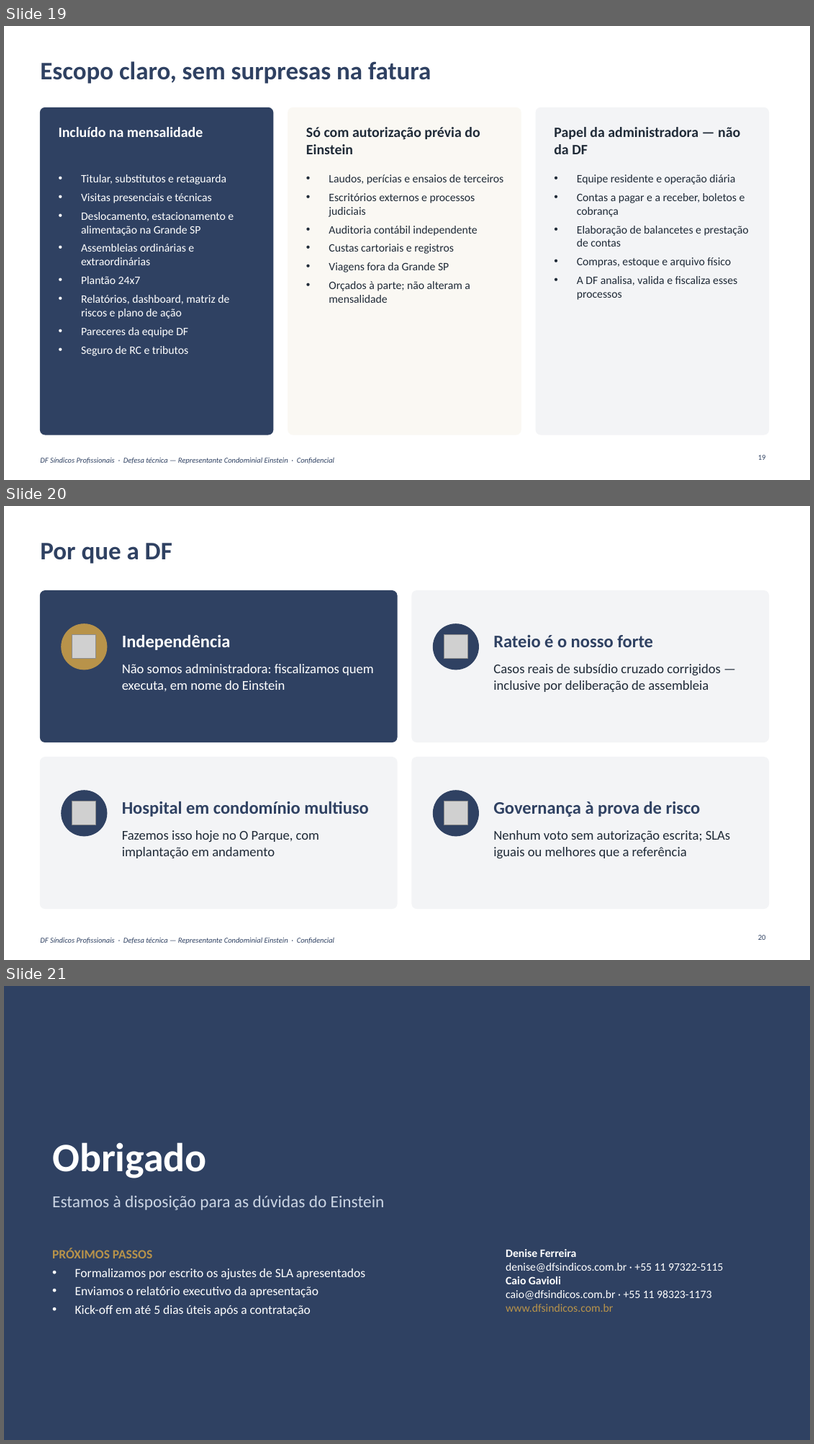
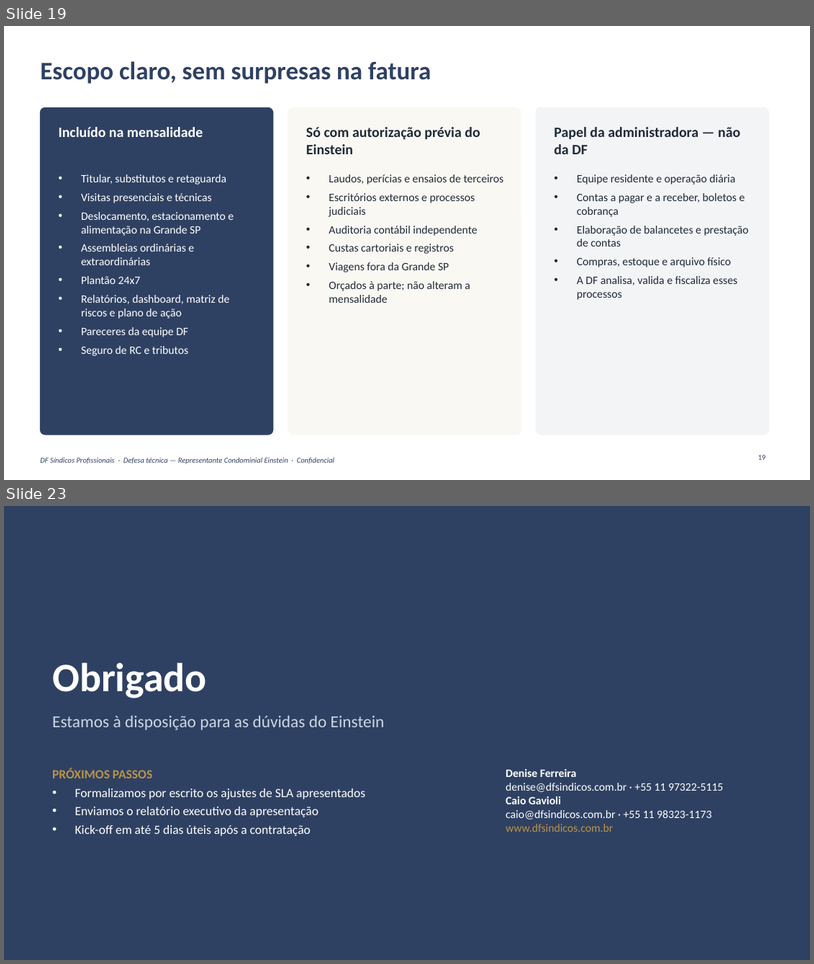
Before and after one commit to caiogavioli/Brainstorm, a slide deck: entregas/apresentacao-13-10/DF_Apresentacao_Einstein_13-10.pptx. Shown one above the other, each under a label of ours: slides 19, 20 and 21 before the commit, slides 19 and 23 after it; the slides between them are not shown. The pictures are 814x1444 and 814x964 pixels, drawn with LibreOffice and Linux fonts; fonts in the diff are those of the drawing; grey boxes stand for pictures; background and template pictures are left out. Boxes give left, top, right and bottom in pixels: in the first picture for what was removed or moved away, otherwise in the second. Text is boxed around its words. In the diff, an @@ line names an element or a change of style, - is before the commit and + after.

```diff
--- a/entregas/apresentacao-13-10/DF_Apresentacao_Einstein_13-10.pptx
+++ b/entregas/apresentacao-13-10/DF_Apresentacao_Einstein_13-10.pptx
@@ slide 20 removed at (x1=4, y1=506, x2=810, y2=960), background #FFFFFF; not listed: 1 template element that a slide beside it also shows @@
@@ title removed at (x1=40, y1=543, x2=172, y2=564) @@
-Por que a DF
@@ rounded rectangle removed at (x1=40, y1=591, x2=397, y2=742) @@
@@ rounded rectangle removed at (x1=412, y1=591, x2=769, y2=742) @@
@@ ellipse removed at (x1=62, y1=624, x2=107, y2=669) @@
@@ picture removed at (x1=72, y1=635, x2=96, y2=659) @@
@@ text removed at (x1=122, y1=634, x2=231, y2=650) @@
-Independência
@@ ellipse removed at (x1=434, y1=624, x2=479, y2=669) @@
@@ picture removed at (x1=445, y1=635, x2=468, y2=659) @@
@@ text removed at (x1=494, y1=635, x2=653, y2=647) @@
-Rateio é o nosso forte
@@ text removed at (x1=122, y1=664, x2=374, y2=691) @@
-Não somos administradora: fiscalizamos quem executa, em nome do Einstein
@@ text removed at (x1=494, y1=664, x2=721, y2=692) @@
-Casos reais de subsídio cruzado corrigidos — inclusive por deliberação de assembleia
@@ rounded rectangle removed at (x1=40, y1=757, x2=397, y2=908) @@
@@ rounded rectangle removed at (x1=412, y1=757, x2=769, y2=908) @@
@@ ellipse removed at (x1=62, y1=790, x2=107, y2=836) @@
@@ picture removed at (x1=72, y1=801, x2=96, y2=825) @@
@@ text removed at (x1=122, y1=801, x2=368, y2=816) @@
-Hospital em condomínio multiuso
@@ ellipse removed at (x1=434, y1=790, x2=479, y2=836) @@
@@ picture removed at (x1=445, y1=801, x2=468, y2=825) @@
@@ text removed at (x1=494, y1=801, x2=701, y2=816) @@
-Governança à prova de risco
@@ text removed at (x1=122, y1=830, x2=319, y2=858) @@
-Fazemos isso hoje no O Parque, com implantação em andamento
@@ text removed at (x1=494, y1=830, x2=730, y2=858) @@
-Nenhum voto sem autorização escrita; SLAs iguais ou melhores que a referência
@@ page number removed at (x1=759, y1=934, x2=766, y2=939) @@
-20
@@ what was slide 21 is now slide 23 @@
```
Also in this commit, not shown: 3 slides added, 7 other files.
